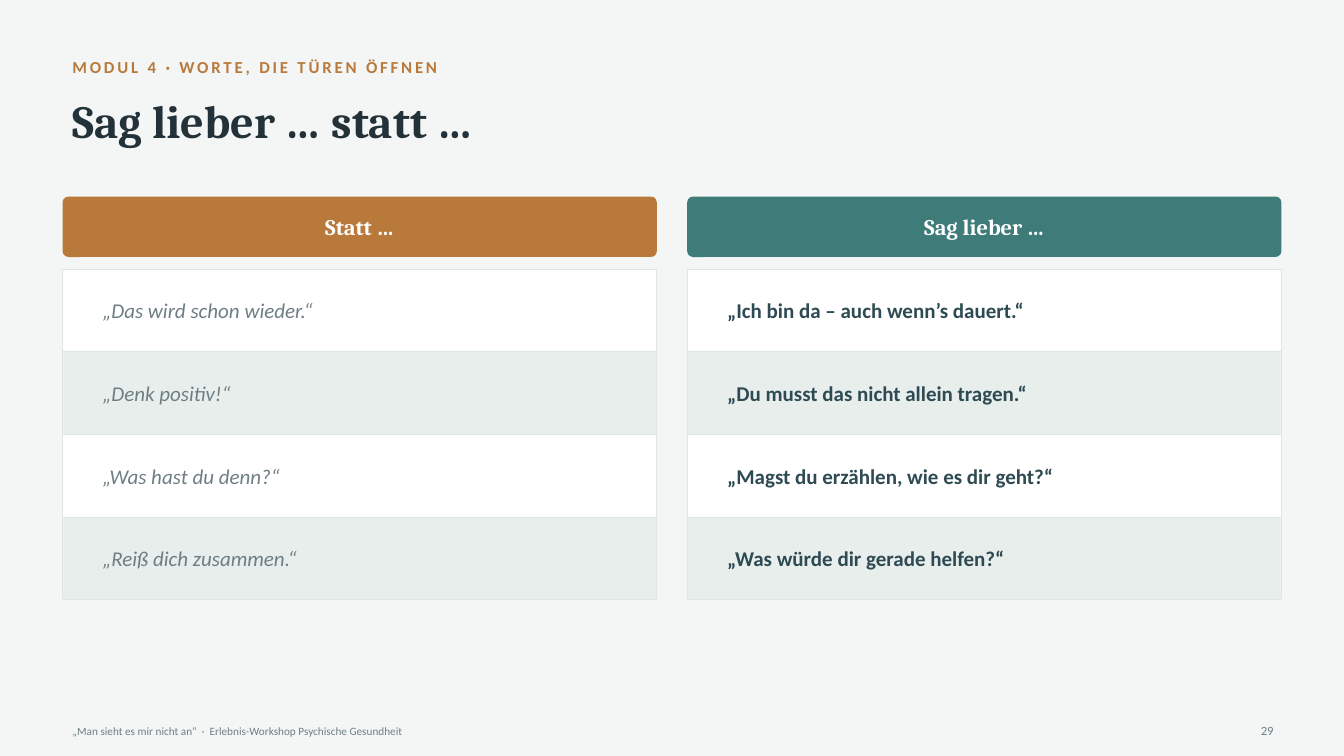
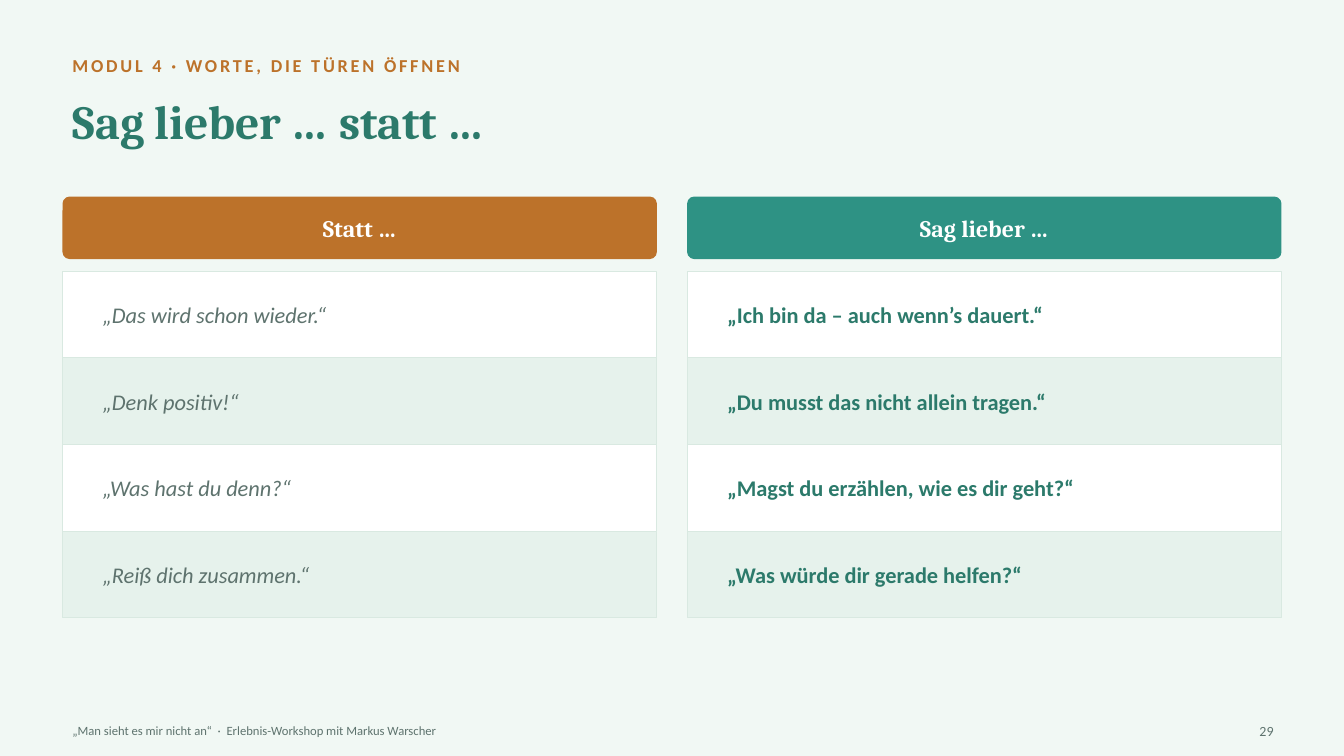
Before and after one commit to warscher80/spanwerk-datenschutz, a slide deck: slide 29 of workshop-psychische-gesundheit/Foliensatz_Man-sieht-es-mir-nicht-an.pptx. Drawn at 1344x756 pixels with LibreOffice and Linux fonts; fonts in the diff are those of the drawing. Boxes give left, top, right and bottom in pixels: in the first picture for what was removed or moved away, otherwise in the second. Text is boxed around its words. In the diff, an @@ line names an element or a change of style, - is before the commit and + after.

```diff
--- a/workshop-psychische-gesundheit/Foliensatz_Man-sieht-es-mir-nicht-an.pptx
+++ b/workshop-psychische-gesundheit/Foliensatz_Man-sieht-es-mir-nicht-an.pptx
@@ background #F3F6F5 to #F1F8F4 @@
@@ text "MODUL 4 · WORTE, DIE ..." at <box>72,57,460,74</box>: size 12 to 13 pt, text colour #B9793B to #BC722A @@
@@ text "Sag lieber … statt …" at <box>72,106,437,150</box>: size 33 to 34 pt, text colour #233139 to #2C7A6B @@
@@ text "Statt …" at <box>323,221,373,237</box>: size 16 to 17 pt @@
@@ rounded rectangle at <box>63,197,657,259</box>: fill #B9793B to #BC722A; proportions changed @@
@@ text "Sag lieber …" at <box>920,220,1025,242</box>: size 16 to 17 pt @@
@@ rounded rectangle at <box>688,197,1282,259</box>: fill #3F7C79 to #2E9284; proportions changed @@
@@ rectangle: place and size @@
-rectangle at <box>63,269,657,352</box>
+rectangle at <box>63,271,657,358</box>
@@ rectangle: place and size @@
-rectangle at <box>688,269,1282,352</box>
+rectangle at <box>688,271,1282,358</box>
@@ rectangle: place and size @@
-rectangle at <box>63,352,657,435</box>
+rectangle at <box>63,358,657,445</box>
@@ rectangle: place and size @@
-rectangle at <box>688,352,1282,435</box>
+rectangle at <box>688,358,1282,445</box>
@@ rectangle: place and size @@
-rectangle at <box>63,435,657,517</box>
+rectangle at <box>63,445,657,531</box>
@@ text "„Was hast du denn?“": place and size @@
-text "„Was hast du denn?“" at <box>103,469,280,487</box>
+text "„Was hast du denn?“" at <box>103,480,291,499</box>
@@ outline #DCE6E3 0.5 pt to #D9E9E1 0.5 pt in 4 elements at <box>63,271,657,358</box>, <box>688,271,1282,358</box>, <box>63,445,657,531</box>, <box>688,445,1282,531</box> @@
@@ rectangle: place and size @@
-rectangle at <box>688,435,1282,517</box>
+rectangle at <box>688,445,1282,531</box>
@@ text "„Magst du erzählen, wie es ...": place and size @@
-text "„Magst du erzählen, wie es ..." at <box>727,468,1054,488</box>
+text "„Magst du erzählen, wie es ..." at <box>727,479,1074,500</box>
@@ rectangle: place and size @@
-rectangle at <box>63,517,657,600</box>
+rectangle at <box>63,531,657,618</box>
@@ size 15 to 16 pt, text colour #6E7F84 to #5E736E in 4 elements at <box>103,307,326,326</box>, <box>103,394,239,414</box>, <box>103,480,291,499</box>, <box>103,567,310,586</box> @@
@@ text "„Reiß dich zusammen.“": place and size @@
-text "„Reiß dich zusammen.“" at <box>103,551,297,569</box>
+text "„Reiß dich zusammen.“" at <box>103,567,310,586</box>
@@ fill #E8EEEC to #E6F2EC; outline #DCE6E3 0.5 pt to #D9E9E1 0.5 pt in 4 elements at <box>63,358,657,445</box>, <box>688,358,1282,445</box>, <box>63,531,657,618</box>, <box>688,531,1282,618</box> @@
@@ rectangle: place and size @@
-rectangle at <box>688,517,1282,600</box>
+rectangle at <box>688,531,1282,618</box>
@@ size 15 to 16 pt, text colour #2E4A52 to #2C7A6B in 4 elements at <box>727,306,1043,327</box>, <box>727,393,1045,414</box>, <box>727,479,1074,500</box>, <box>727,566,1022,587</box> @@
@@ text "„Was würde dir gerade helfen?“": place and size @@
-text "„Was würde dir gerade helfen?“" at <box>727,550,1004,570</box>
+text "„Was würde dir gerade helfen?“" at <box>727,566,1022,587</box>
@@ text "29" at <box>1259,727,1273,736</box>: size 9 to 10 pt, text colour #6E7F84 to #5E736E @@
@@ text at <box>72,726,436,737</box>: text changed; size 8 to 9 pt; text colour #6E7F84 to #5E736E @@
-„Man sieht es mir nicht an“ · Erlebnis-Workshop Psychische Gesundheit
+„Man sieht es mir nicht an“ · Erlebnis-Workshop mit Markus Warscher
```
Also in this commit, not shown: 38 other slides changed, 1 slide added, 4 other files.
